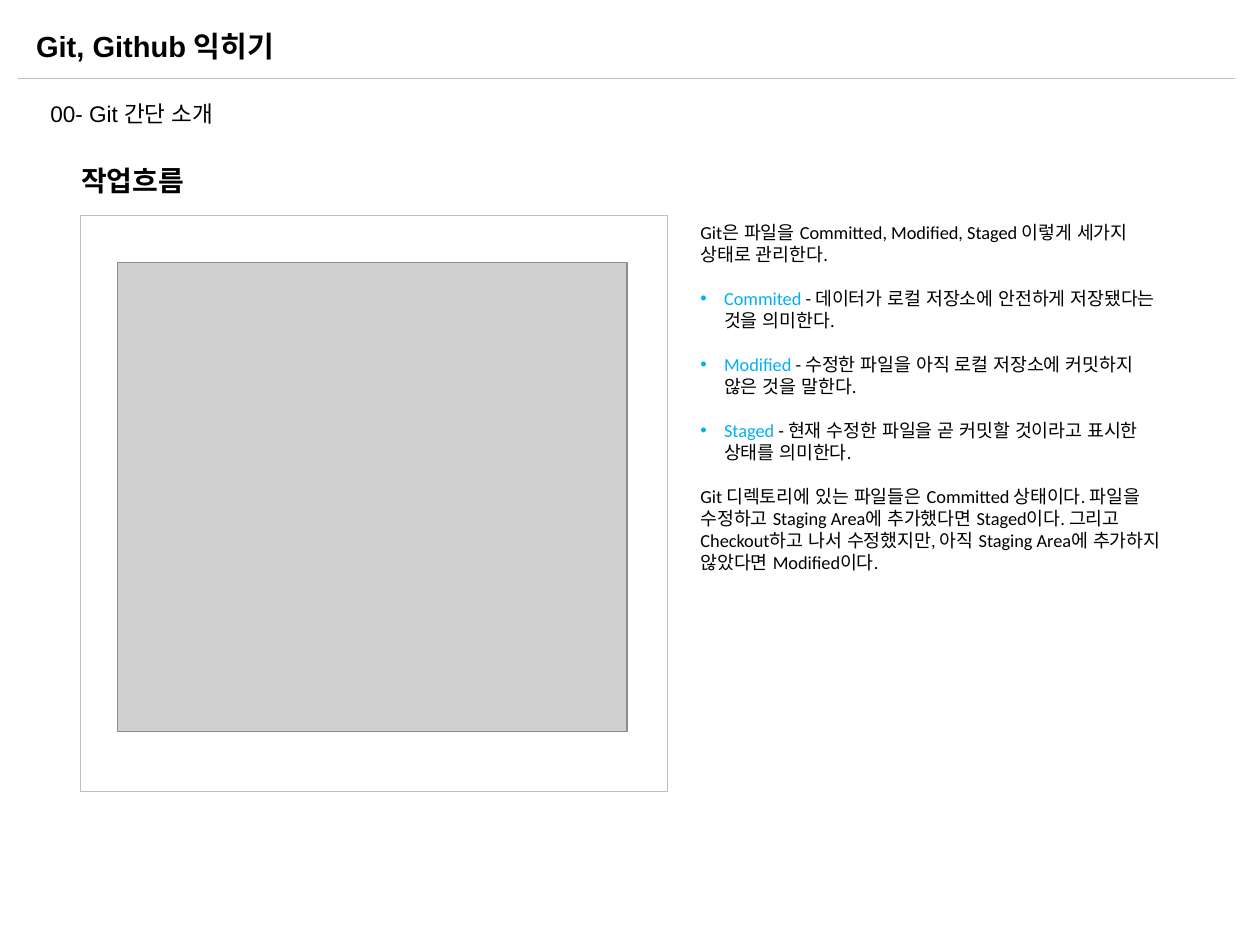
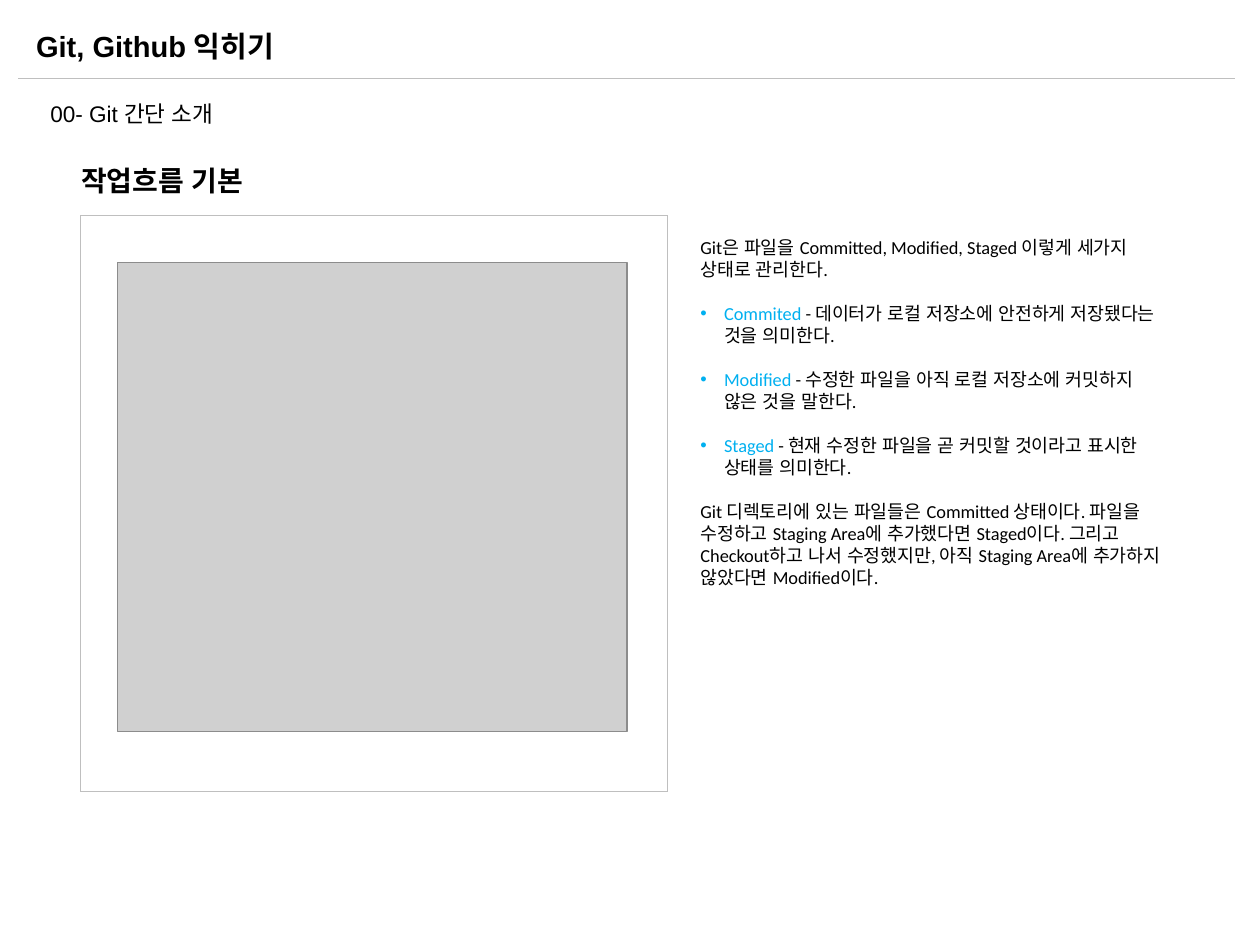
Before and after one commit to sabin21/NodeJS_Workflow_Study, a slide deck: slide 6 of CH00_Git_Github.pptx. Drawn at 1260x945 pixels with LibreOffice and Linux fonts; fonts in the diff are those of the drawing; grey boxes stand for pictures. Boxes give left, top, right and bottom in pixels: in the first picture for what was removed or moved away, otherwise in the second. Text is boxed around its words. In the diff, an @@ line names an element or a change of style, - is before the commit and + after.

Commit message:
재 수정된 파일들

```diff
--- a/CH00_Git_Github.pptx
+++ b/CH00_Git_Github.pptx
@@ text at box(81, 167, 243, 194): text changed @@
-작업흐름
+작업흐름 기본
@@ text "Git은 파일을 Committed, Modified, Staged ...": place and size @@
-text "Git은 파일을 Committed, Modified, Staged ..." at box(700, 223, 1160, 571)
+text "Git은 파일을 Committed, Modified, Staged ..." at box(700, 238, 1160, 586)
```
Also in this commit, not shown: 11 other slides changed, 2 slides added, 1 slide removed, 1 other file.
